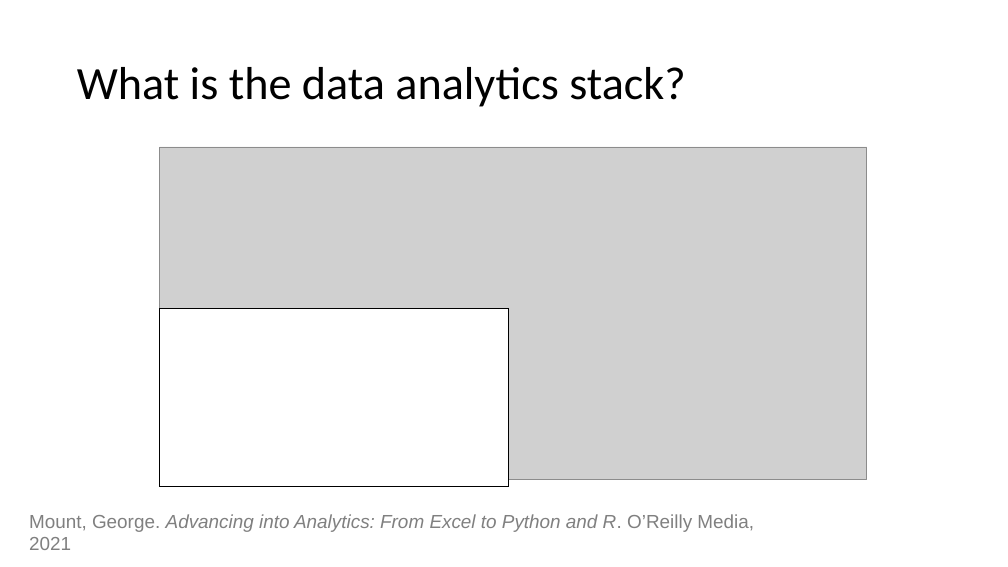
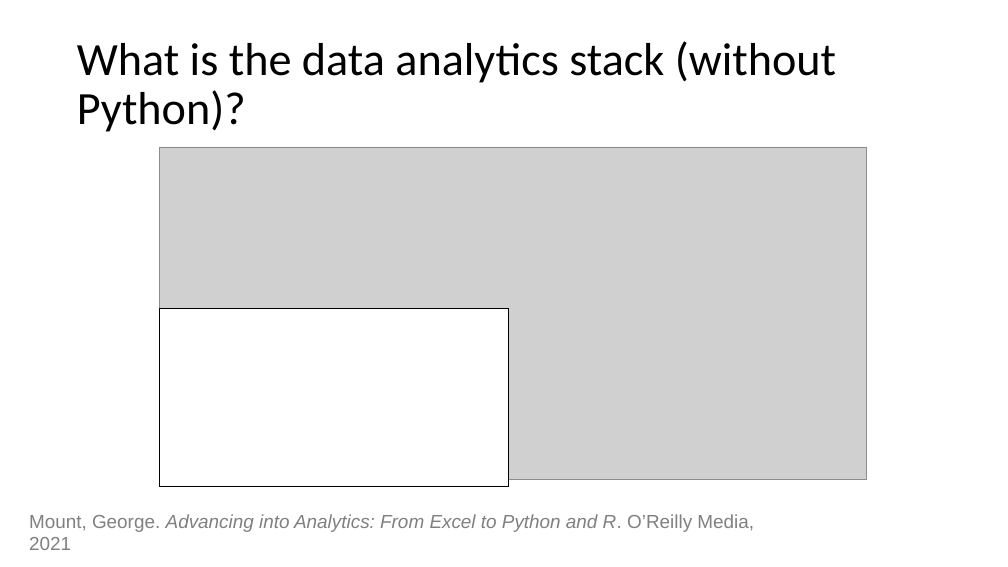
Before and after one commit to summerofgeorge/modal-python-da, a slide deck: slide 2 of mount-george-modal-python-da.pptx. Drawn at 1008x567 pixels with LibreOffice and Linux fonts; fonts in the diff are those of the drawing; grey boxes stand for pictures. Boxes give left, top, right and bottom in pixels: in the first picture for what was removed or moved away, otherwise in the second. Text is boxed around its words. In the diff, an @@ line names an element or a change of style, - is before the commit and + after.

```diff
--- a/mount-george-modal-python-da.pptx
+++ b/mount-george-modal-python-da.pptx
@@ title at (x1=77, y1=41, x2=836, y2=132): text changed @@
-What is the data analytics stack?
+What is the data analytics stack (without Python)?
```
Also in this commit, not shown: 1 other slide changed, 2 other files.
